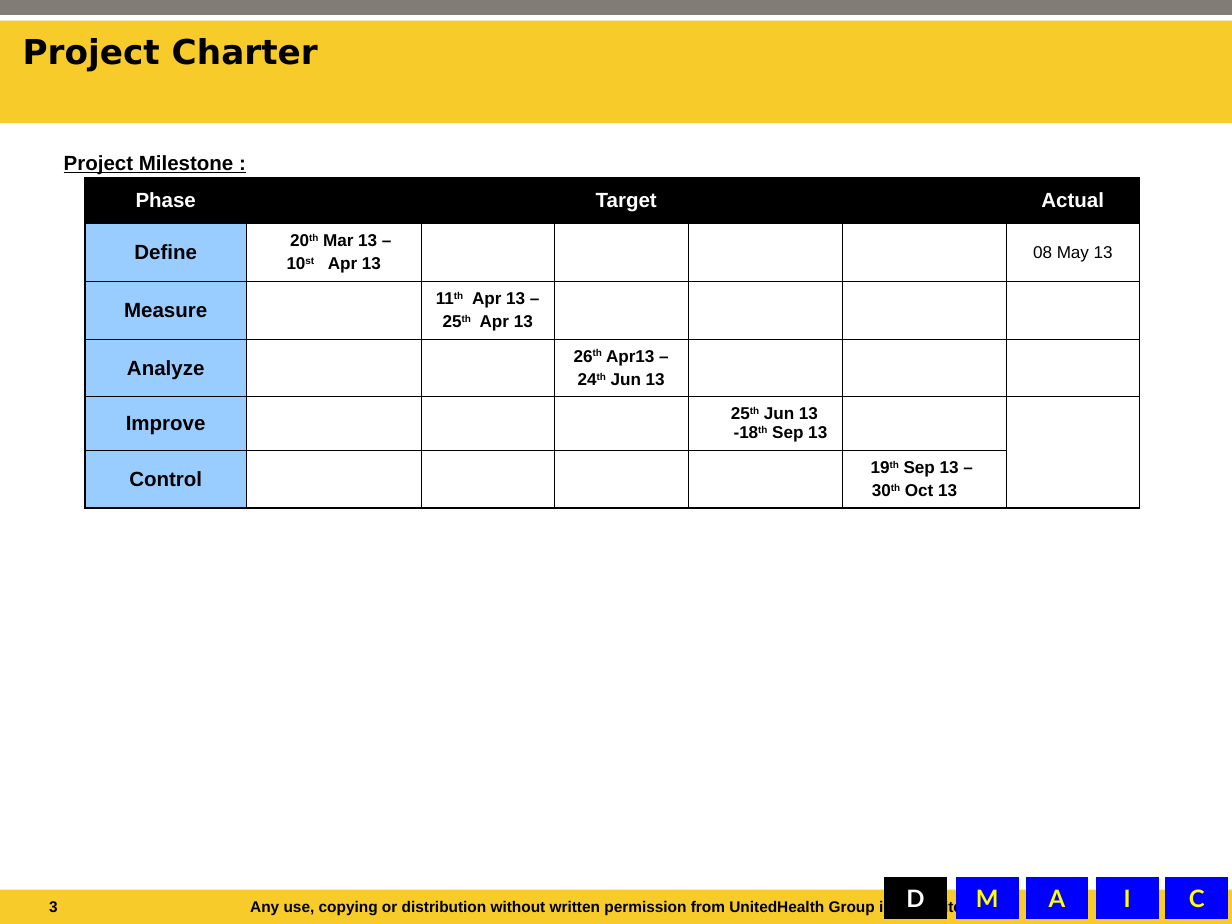
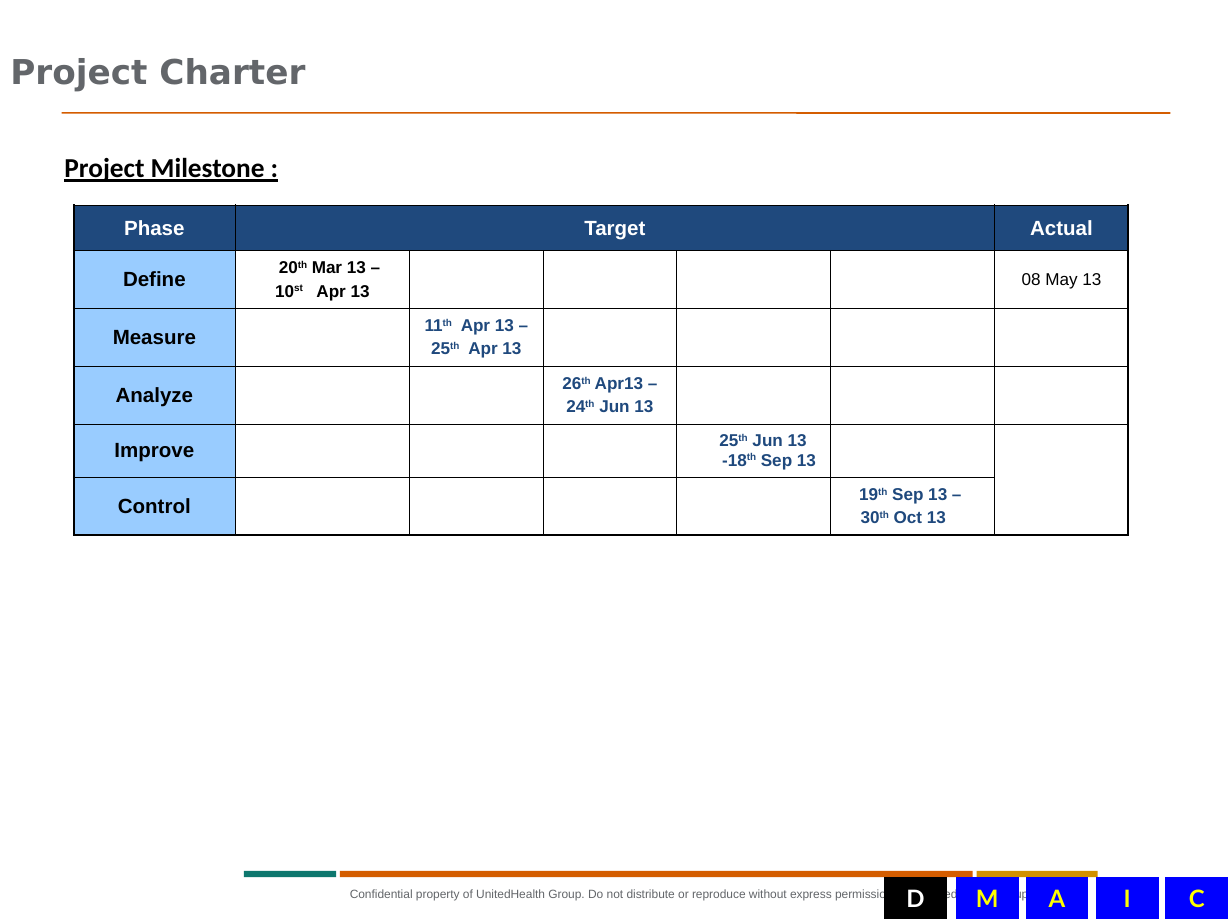
Before and after one commit to tp70227/GBDocs, a slide deck: slide 5 of Final update - DD GB.ppt (slide 3 before the commit). Drawn at 1232x924 pixels with LibreOffice and Linux fonts; fonts in the diff are those of the drawing; background and template pictures are left out. Boxes give left, top, right and bottom in pixels: in the first picture for what was removed or moved away, otherwise in the second. Text is boxed around its words. In the diff, an @@ line names an element or a change of style, - is before the commit and + after.

```diff
--- a/Final update - DD GB.ppt
+++ b/Final update - DD GB.ppt
@@ rectangle removed at (x1=0, y1=21, x2=1232, y2=123) @@
@@ rectangle removed at (x1=0, y1=0, x2=1232, y2=16) @@
@@ title "Project Charter" at (x1=10, y1=58, x2=305, y2=92): text colour #000000 to #63666A; line spacing 1 to 0.9; vertical alignment middle to bottom @@
@@ freeform shape added at (x1=62, y1=113, x2=1170, y2=113), outline #D45D00 0.99 pt @@
@@ text "Project Milestone :" at (x1=64, y1=157, x2=265, y2=182): size 12 to 16 pt, font Arial to Calibri @@
@@ table at (x1=74, y1=206, x2=1127, y2=536) @@
@@ fill #000000 to #1F497D in 3 cells @@
@@ text colour #000000 to #1F497D in "11th Apr 13 –", "25th Apr 13", "26th Apr13 –", "24th Jun 13" and 3 more places @@
@@ table moved from (x1=85, y1=179, x2=1138, y2=509) to (x1=74, y1=206, x2=1127, y2=536) @@
@@ rectangle removed at (x1=0, y1=890, x2=1232, y2=924) @@
@@ rectangle added at (x1=244, y1=871, x2=336, y2=877), fill #0D776E @@
@@ rectangle added at (x1=340, y1=871, x2=973, y2=877), fill #D45D00 @@
@@ text at (x1=350, y1=889, x2=1031, y2=901): text changed; size 9 to 7 pt; text colour #000000 to #63666A; bold off @@
-Any use, copying or distribution without written permission from UnitedHealth Group is prohibited.
+Confidential property of UnitedHealth Group. Do not distribute or reproduce without express permission from UnitedHealth Group.
@@ rectangle added at (x1=977, y1=871, x2=1098, y2=877), fill #D19000 @@
@@ page number removed at (x1=49, y1=901, x2=58, y2=912) @@
-3
```
Also in this commit, not shown: 11 other slides changed, 11 slides added, 1 slide removed, 4 other files.
